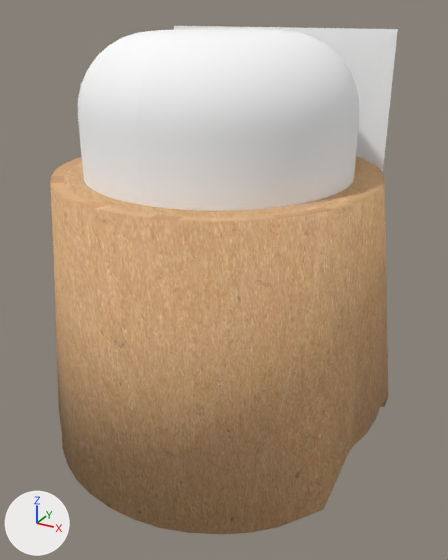
Two versions of the glTF model website/assets/models/Cardboard-Hat.gltf, one commit apart.
The view is the same before and after, from a 50 mm camera at (0.778, -1.387, 0.739) aimed at (0.026, -0.021, 0.056). The lights are fixed; the arrows at lower left show +X, +Y and +Z. The older version comes first. Where no turn or scale is listed for an object, it has been applied to the vertices.

Names of what the first picture shows: 'Face', 'Head.001', 'cylinder'.
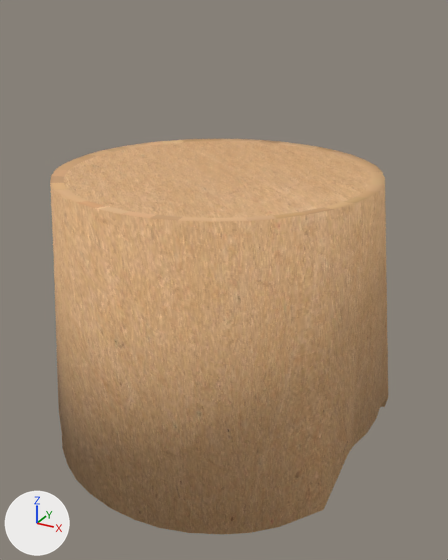
Edits to the scene script, one JSON object a line:
```json
{"block": "mat_material_0", "change": "nodes: BsdfPrincipled, OutputMaterial"}
{"block": "mat_material_0", "change": "colours: white #ffffff"}
{"block": "mat_material_0", "change": "nodes: BsdfPrincipled, Math x2, OutputMaterial, TexImage"}
{"block": "mat_material_0", "change": "uses the picture img_image_0"}
{"block": "me_mesh_2", "where": "me_mesh_2.from_pydata(...)  # 203 vertices, 352 faces; spans x -0.494..0.473, y -0.474..0.472, z -0.415..0.355"}
{"op": "remove", "block": "me_mesh_2", "code": "me_mesh_2.materials.append(mat_material_2)"}
{"op": "add", "block": "me_mesh_2", "code": "me_mesh_2.materials.append(mat_material_0)"}
{"op": "remove", "block": "ob_head_001", "code": ["ob_head_001 = bpy.data.objects.new('Head.001', me_mesh_0)", "ob_head_001.location = (0.0, 0.062, 0.453)"]}
{"op": "remove", "block": "ob_face", "code": ["ob_face = bpy.data.objects.new('Face', me_mesh_1)", "ob_face.location = (-0.007, 0.346, 0.094)"]}
```

Where the change shows, as pixel boxes [x1, y1, x2, y2] in the pictures (448 x 560 px):
```json
{"object": "Head.001", "change": "deleted", "before": [78, 29, 359, 211]}
{"object": "Face", "change": "deleted", "before": [174, 26, 398, 172]}
```
